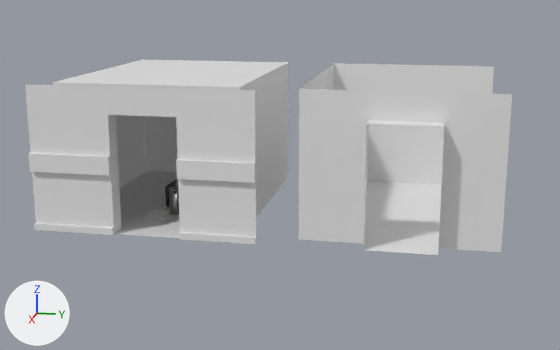
What one commit did to the FBX model ECOE sim/Assets/Art/Environment/Scene_Scene_Collection/Scene_Scene_Collection.fbx.
The view is the same before and after, from a 50 mm lens placed at (14.31, 5.05, 4.43), pointed at (-1.01, 1.99, 0.6). Lighting does not change. The marker at lower left points along +X, +Y and +Z. The first picture is the older version. The same objects are shown in both versions, whatever each file hides. Where no turn or scale is listed for an object, it has been applied to the vertices.

Before the edit, the objects in view are built like this:
```python
me_mesh_001 = bpy.data.meshes.new('Mesh.001')
me_mesh_001.from_pydata(...)  # 50 vertices, 36 faces; spans x -3.94..0.98, y -2.13..2.07, z -1.08..1.61
me_mesh_002 = bpy.data.meshes.new('Mesh.002')
me_mesh_002.from_pydata(...)  # 20 vertices, 13 faces; spans x -3.44..1.41, y -1.95..2.24, z -1.09..1.61
ob_mesh2 = bpy.data.objects.new('Mesh2', me_mesh_001)
ob_mesh2.location = (0.74, 0.02, 1.09)
ob_mesh2_001 = bpy.data.objects.new('Mesh2.001', me_mesh_002)
ob_mesh2_001.location = (0.23, 4.39, 1.09)
```
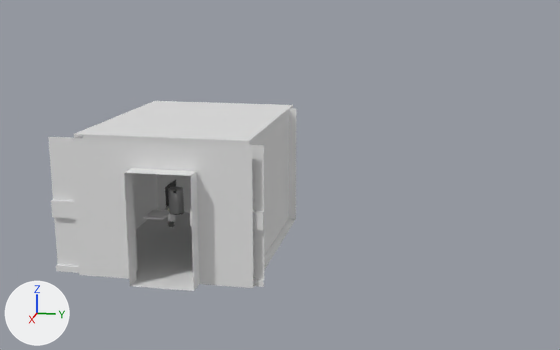
The change in detail:
Object 'Mesh2' (ob_mesh2) moves from (0.74, 0.02, 1.09) to (0.0, 0.0, 0.0).
Object 'Mesh2.001' (ob_mesh2_001) moves from (0.23, 4.39, 1.09) to (0.0, 0.0, 0.0).

Where the change shows, as pixel boxes (x1, y1, x2, y2) in the pictures (560 x 350 px):
'Mesh2.001', moved
    before: (298, 63, 512, 255)
    after: (70, 108, 296, 291)
'Mesh2', moved
    before: (25, 60, 288, 244)
    after: (48, 101, 293, 287)
